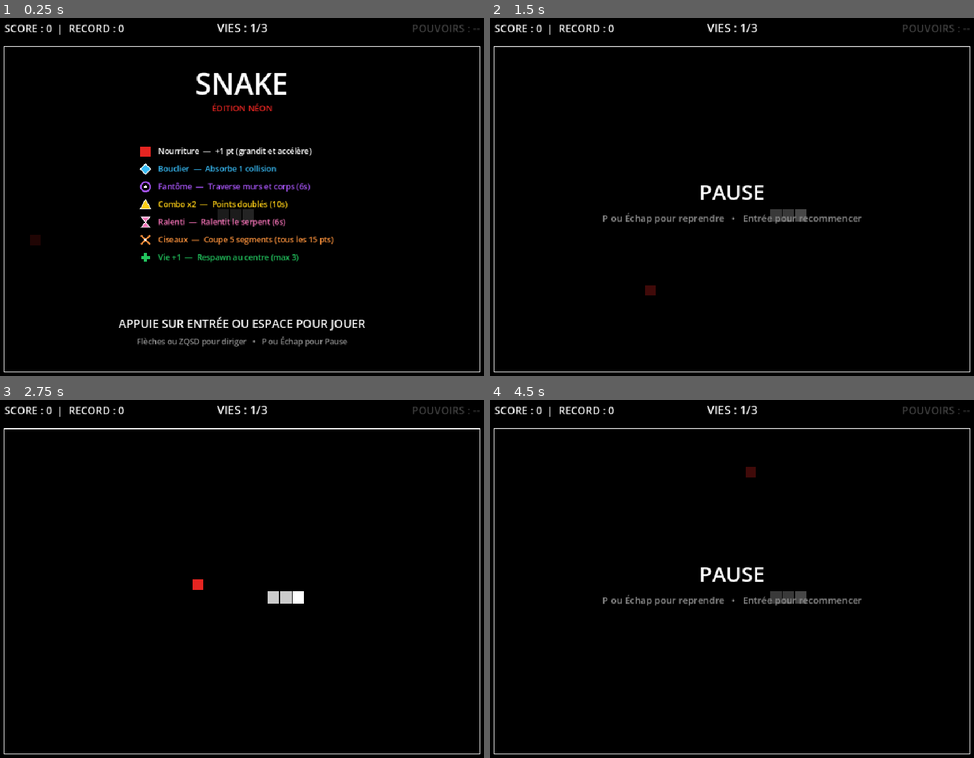
Above: before the commit, frames 1-4 (two rows, left to right).
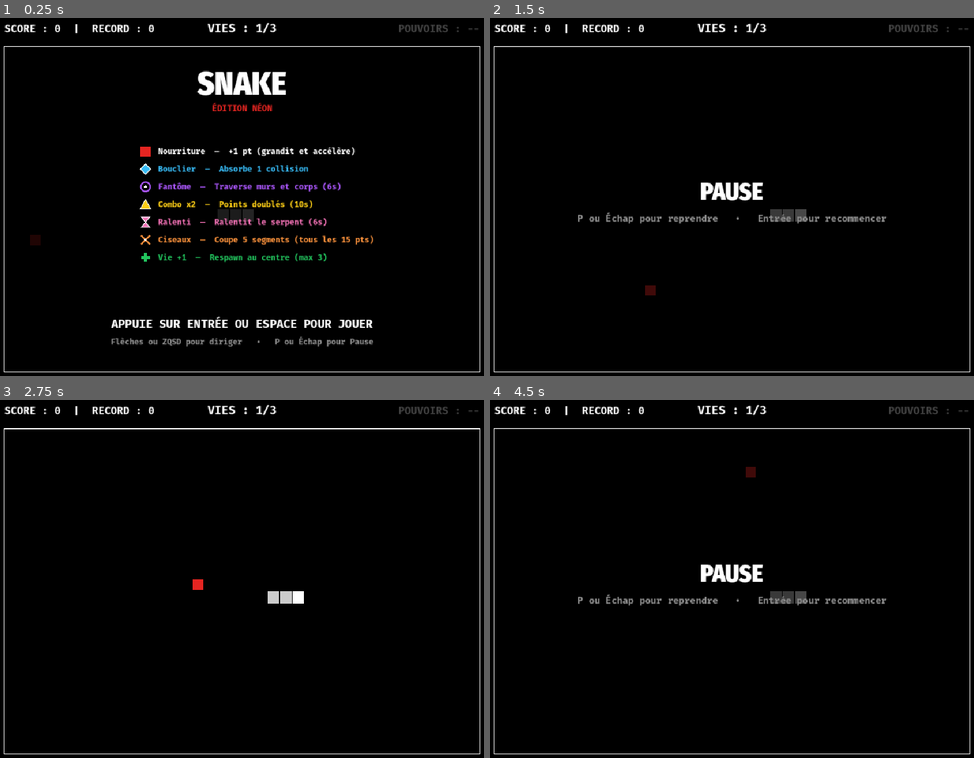
Above: after the commit, the same moments.

Repository: shinkiflinn-ops/snake
Game: Godot game, scene res://node_2d.tscn
Two runs of this game, one before a commit and one after it. Both use one fixed random seed, a clock stepped at 60 frames per second and the inputs below.
Inputs:
- Up to frame 1 (0.25 s): no input
- Up to frame 2 (1.5 s): tap Enter at 0.5, 0.6 s; hold Right 0.53-1.28 s; tap Space at 0.77 s; hold Down from 1.28 s (still down); tap P at 1.35 s
- Up to frame 3 (2.75 s): tap Space at 1.52, 2 s; release Down at 2.03 s; hold Right from 2.03 s (still down); tap Enter at 2.1 s
- Up to frame 4 (4.5 s): release Right at 2.78 s; hold Up 2.78-3.53 s; tap P at 2.85, 4.35 s; tap Space at 3.02, 3.77 s; tap Enter at 3.5, 3.6 s; hold Left from 3.53 s (still down)

The runs differ from the first frame. In frame 1, 5.8% of the frame differs, in the area x 0-100%, y 1-92%; in frame 2, 1.8%; in frame 3, 0.7%; in frame 4, 1.8%.

Commit message:
Use FiraSansCondensed-Heavy and FiraMono-Bold fonts

Diff:
--- a/snake.gd
+++ b/snake.gd
@@ -92,7 +92,9 @@
 var son_degat: AudioStreamWAV
 var son_perdu: AudioStreamWAV
 
-# Effets visuels / Jutosité (Game Feel)
+# Effets visuels / Jutosité (Game Feel) & Polices
+var police_ui: Font
+var police_titre: Font
 var particules: Array[Dictionary] = []        # [{ "pos": Vector2, "vel": Vector2, "taille": float, "couleur": Color, "vie": float, "vie_max": float }]
 var textes_flottants: Array[Dictionary] = []  # [{ "pos": Vector2, "texte": String, "couleur": Color, "vie": float, "vie_max": float }]
 var intensite_secousse := 0.0
@@ -103,6 +105,8 @@
 
 func _ready() -> void:
 	RenderingServer.set_default_clear_color(COULEUR_FOND)
+	police_ui = load("res://fonts/FiraMono-Bold.otf") if ResourceLoader.exists("res://fonts/FiraMono-Bold.otf") else ThemeDB.fallback_font
+	police_titre = load("res://fonts/FiraSansCondensed-Heavy.otf") if ResourceLoader.exists("res://fonts/FiraSansCondensed-Heavy.otf") else police_ui
 	_charger_meilleur_score()
 	_initialiser_audio()
 	minuteur = Timer.new()
@@ -798,7 +802,8 @@
 	var largeur_arene := COLONNES * TAILLE_CASE
 	var hauteur_arene := LIGNES * TAILLE_CASE
 	var rect_arene := Rect2(ORIGINE_GRILLE, Vector2(largeur_arene, hauteur_arene))
-	var police := ThemeDB.fallback_font
+	var police := police_ui if police_ui != null else ThemeDB.fallback_font
+	var titre_font := police_titre if police_titre != null else police
 
 	# Appliquer la secousse d'écran à l'arène et aux effets
 	var decalage_secousse := Vector2.ZERO
@@ -892,8 +897,8 @@
 	if etat_jeu == EtatJeu.MENU:
 		draw_rect(rect_arene, Color(0, 0, 0, 0.86))
 		var y_base := ORIGINE_GRILLE.y + 92.0
-		draw_string(police, Vector2(ORIGINE_GRILLE.x, y_base), "SNAKE",
-			HORIZONTAL_ALIGNMENT_CENTER, largeur_arene, 56, COULEUR_TETE)
+		draw_string(titre_font, Vector2(ORIGINE_GRILLE.x, y_base), "SNAKE",
+			HORIZONTAL_ALIGNMENT_CENTER, largeur_arene, 62, COULEUR_TETE)
 		draw_string(police, Vector2(ORIGINE_GRILLE.x, y_base + 32), "ÉDITION NÉON",
 			HORIZONTAL_ALIGNMENT_CENTER, largeur_arene, 16, COULEUR_CONSOMMABLE)
 		if meilleur_score > 0:
@@ -948,16 +953,16 @@
 	elif etat_jeu == EtatJeu.PAUSE:
 		draw_rect(rect_arene, Color(0, 0, 0, 0.72))
 		var y_centre := ORIGINE_GRILLE.y + hauteur_arene * 0.5
-		draw_string(police, Vector2(ORIGINE_GRILLE.x, y_centre - 18), "PAUSE",
-			HORIZONTAL_ALIGNMENT_CENTER, largeur_arene, 40, COULEUR_TETE)
+		draw_string(titre_font, Vector2(ORIGINE_GRILLE.x, y_centre - 18), "PAUSE",
+			HORIZONTAL_ALIGNMENT_CENTER, largeur_arene, 46, COULEUR_TETE)
 		draw_string(police, Vector2(ORIGINE_GRILLE.x, y_centre + 24), "P ou Échap pour reprendre   •   Entrée pour recommencer",
 			HORIZONTAL_ALIGNMENT_CENTER, largeur_arene, 18, COULEUR_TEXTE_INACTIF.lightened(0.4))
 
 	elif etat_jeu == EtatJeu.GAME_OVER:
 		draw_rect(rect_arene, Color(0, 0, 0, 0.75))
 		var y_centre := ORIGINE_GRILLE.y + hauteur_arene * 0.5
-		draw_string(police, Vector2(ORIGINE_GRILLE.x, y_centre - 28), "PERDU",
-			HORIZONTAL_ALIGNMENT_CENTER, largeur_arene, 40, COULEUR_CONSOMMABLE)
+		draw_string(titre_font, Vector2(ORIGINE_GRILLE.x, y_centre - 28), "PERDU",
+			HORIZONTAL_ALIGNMENT_CENTER, largeur_arene, 48, COULEUR_CONSOMMABLE)
 		if nouveau_record:
 			draw_string(police, Vector2(ORIGINE_GRILLE.x, y_centre + 8), "NOUVEAU RECORD : %d !" % meilleur_score,
 				HORIZONTAL_ALIGNMENT_CENTER, largeur_arene, 22, COULEUR_COMBO_X2)
Binary file added: fonts/FiraMono-Bold.otf
Binary file added: fonts/FiraSansCondensed-Heavy.otf
